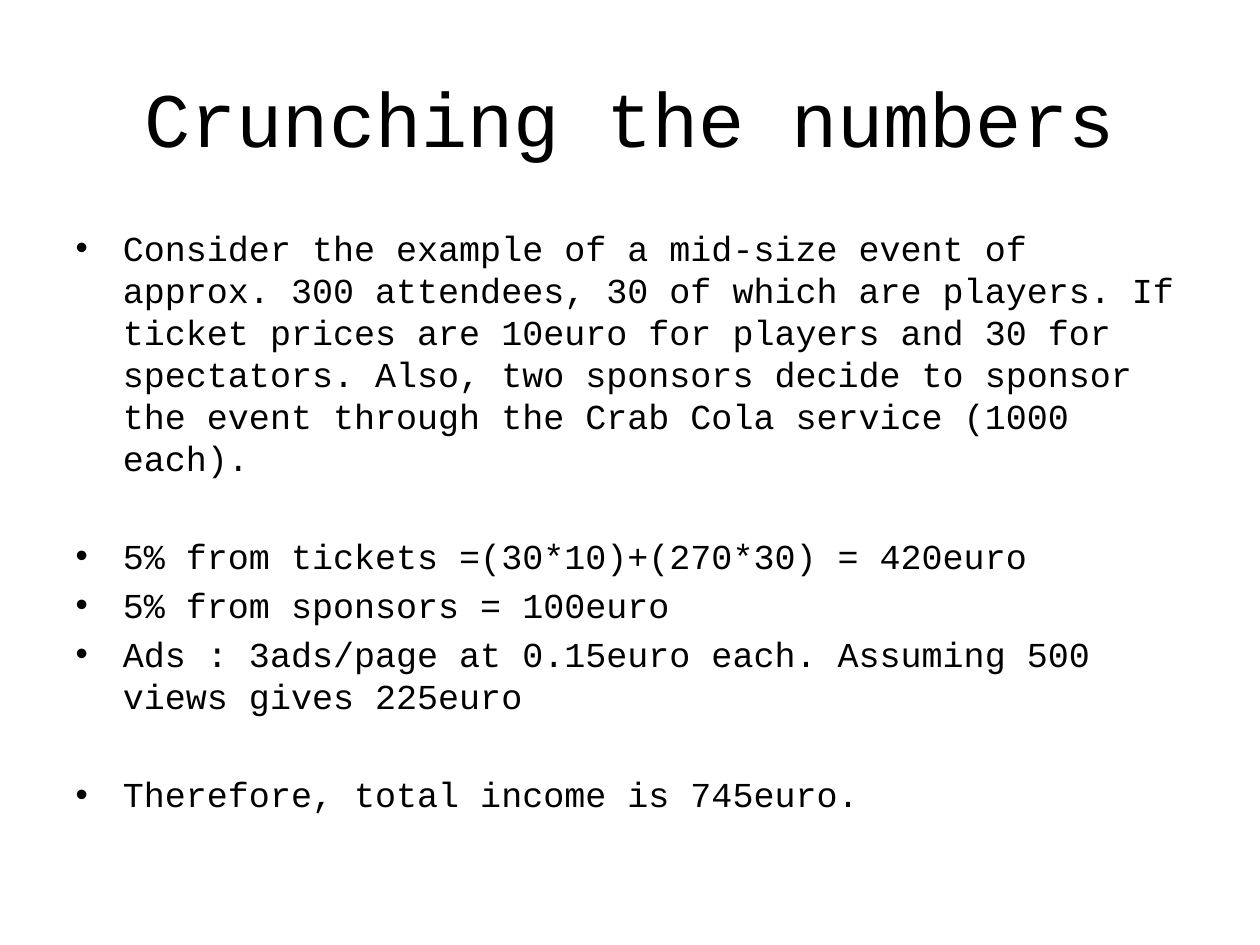
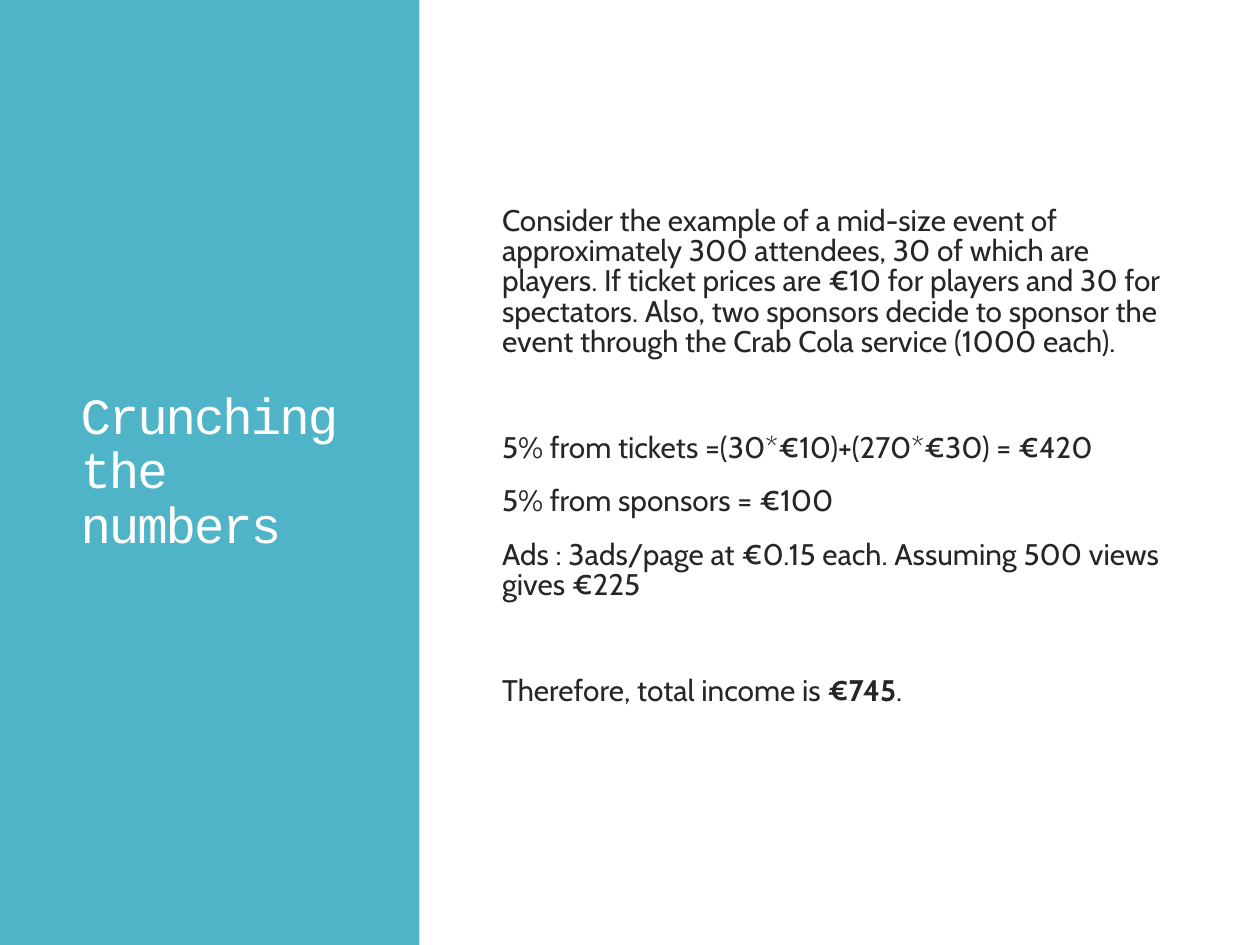
Before and after one commit to enricozammitlon/EsportsHack2019, a slide deck: slide 6 of Presentation.pptx. Drawn at 1260x945 pixels with LibreOffice and Linux fonts; fonts in the diff are those of the drawing; background and template pictures are left out. Boxes give left, top, right and bottom in pixels: in the first picture for what was removed or moved away, otherwise in the second. Text is boxed around its words. In the diff, an @@ line names an element or a change of style, - is before the commit and + after.

```diff
--- a/Presentation.pptx
+++ b/Presentation.pptx
@@ rectangle added at box(0, 0, 420, 945), fill #50B4C8 @@
@@ title "Crunching the numbers": place and size @@
-title "Crunching the numbers" at box(144, 91, 1114, 163)
+title "Crunching the numbers" at box(81, 397, 339, 544)
@@ title "Crunching the numbers" at box(81, 397, 339, 544): size 44 to 29 pt, text colour #000000 to #FFFFFF, letter spacing 0 to -1.2 pt; alignment centre to left; line spacing 1 to 0.9 @@
@@ text "Consider the example of a ..." at box(502, 208, 1161, 704): vertical alignment top to middle @@
@@ text at box(502, 208, 1161, 704): text changed; size 20 to 17 pt; font Courier New to Cabin; text colour #000000 to #262626 @@
-• Consider the example of a mid-size event of approx. 300 attendees, 30 of which are players. If ticket prices are 10euro for players and 30 for spectators. Also, two sponsors decide to sponsor the event through the Crab Cola service (1000 each).
-• 5% from tickets =(30*10)+(270*30) = 420euro
-• 5% from sponsors = 100euro
-• Ads : 3ads/page at 0.15euro each. Assuming 500 views gives 225euro
-• Therefore, total income is 745euro.
+  Consider the example of a mid-size event of approximately 300 attendees, 30 of which are players. If ticket prices are €10 for players and 30 for spectators. Also, two sponsors decide to sponsor the event through the Crab Cola service (1000 each).
+  5% from tickets =(30*€10)+(270*€30) = €420
+  5% from sponsors = €100
+  Ads : 3ads/page at €0.15 each. Assuming 500 views gives €225
+  Therefore, total income is €745.
```
Also in this commit, not shown: 6 other slides changed, 1 slide removed.
